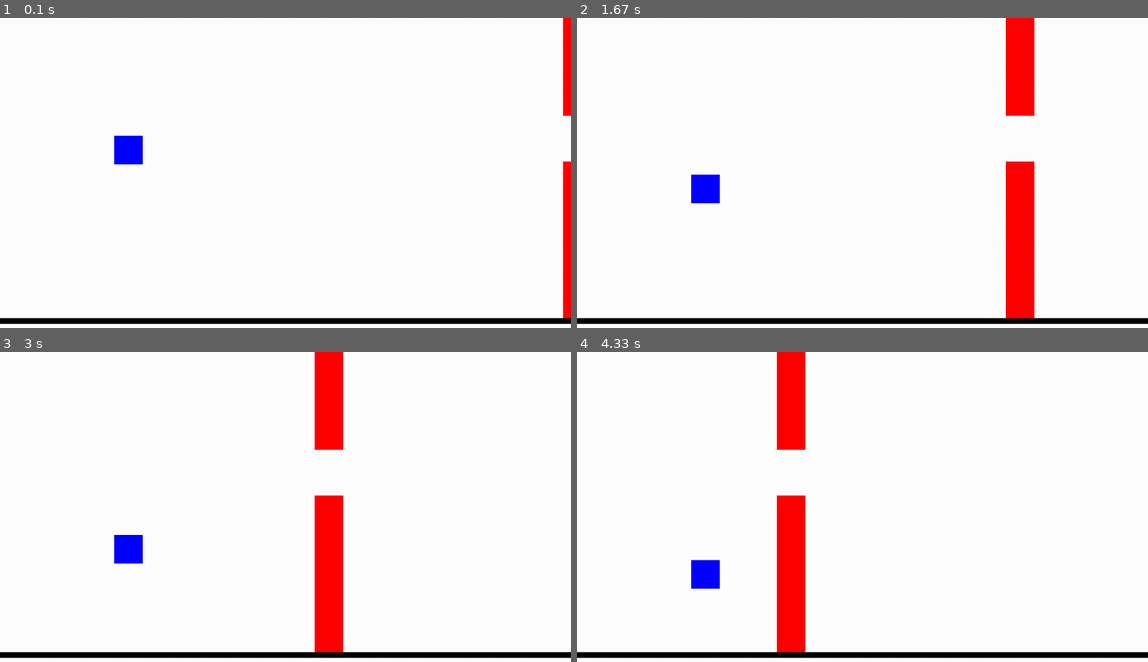
Above: before the commit, frames 1-4 (two rows, left to right).
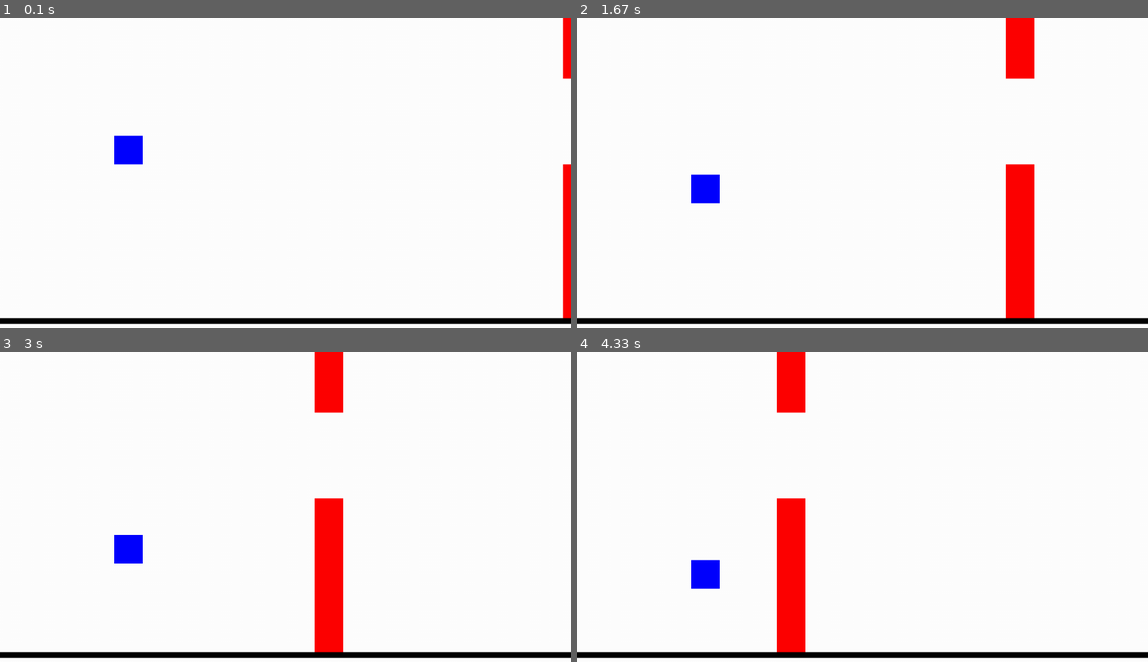
Above: after the commit, the same moments.

Repository: MaximusTrue/Spacedash
Game: pygame game, started from Spacedash.py
The game is run twice, just before and just after one commit, with the same random seed, the same clock (stepped at 60 frames per second) and the same inputs.
Inputs:
- Up to frame 1 (0.1 s): no input
- Up to frame 2 (1.67 s): tap Space at 0.33, 0.73, 1.03, 1.23, 1.57 s
- Up to frame 3 (3 s): tap Space at 1.87, 2.07, 2.37, 2.63, 2.97 s
- Up to frame 4 (4.33 s): tap Space at 3.27, 3.4, 3.8, 4.1 s

The runs differ from the first frame. In frame 1, 0.2% of the frame differs, in the area x 98-100%, y 19-48%; in frame 2, 0.7%, in the area x 75-81%, y 19-48%; in frame 3, 0.7%; in frame 4, 0.7%.

Commit message:
checks collision with wall

Diff:
--- a/Spacedash.py
+++ b/Spacedash.py
@@ -22,15 +22,12 @@
     groundHeight = DISPLAY.get_height() - DISPLAY.get_height() / 8
 
     MIN_AST_CLEARANCE = 80
-    astClearance = MIN_AST_CLEARANCE
+    astClearance = 150
 
     ast = pygame.Vector2()
 
     ast.xy = DISPLAY.get_width(), random.randint(astClearance, int(groundHeight - astClearance))
     astVel = 1.5
-
-
-
 
     while True:
 
@@ -72,11 +69,7 @@
         if player.y < 0:
             player.y = 0
 
-        # if checkPlayerCollision(player.x, player.y, ast.x, ast.y):
-        #     print("Game Over")
-        if ast.x <= player.x + 50 and player.x <= ast.x + 100:
-            print("Game Over")
-        if True:
+        if checkPlayerCollision(player.x, player.y, ast.x, ast.y, astClearance):
             print("Game Over")
 
 
@@ -84,9 +77,7 @@
         pygame.display.update()
         pygame.time.delay(10)
 
-def checkPlayerCollision(x1, y1, x2, y2):
-    # return (x2 <= x1 + 50 and x1 + 50 <= x2 + 50 and x1 <= x2 + 50)
-    # return (x2 <= x1 + 50 and x1 <= x2 + 50)
-    return True
+def checkPlayerCollision(x1, y1, x2, y2, astClearance):
+    return (x2 <= x1 + 50 and x1 <= x2 + 50) and (y1 + 50 >= y2 or y1 <= y2 - astClearance)
 
 main()
